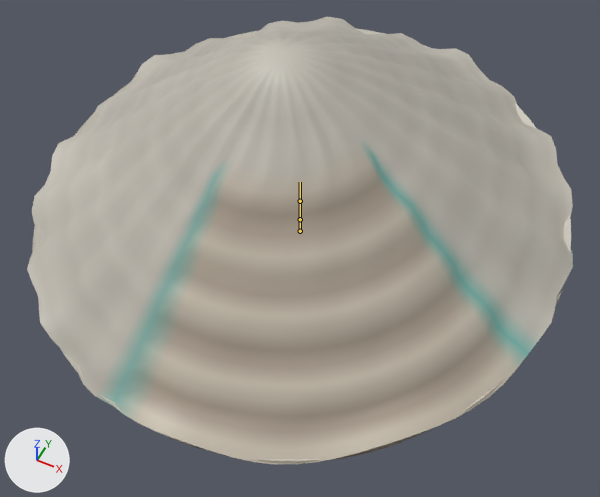
The glTF model assets/creatures/tower_limpet/tower_limpet.glb, before and after one commit.
Both versions are drawn from a camera (50 mm lens) standing at (0.605, -1.212, 1.453) and looking at (0.069, -0.139, 0.112). Every picture has the same lights, and +X, +Y and +Z are marked at lower left. The older version comes first. The bones that bend it are drawn over the model as lines.

Names of what the first picture shows: 'tower_limpet'.
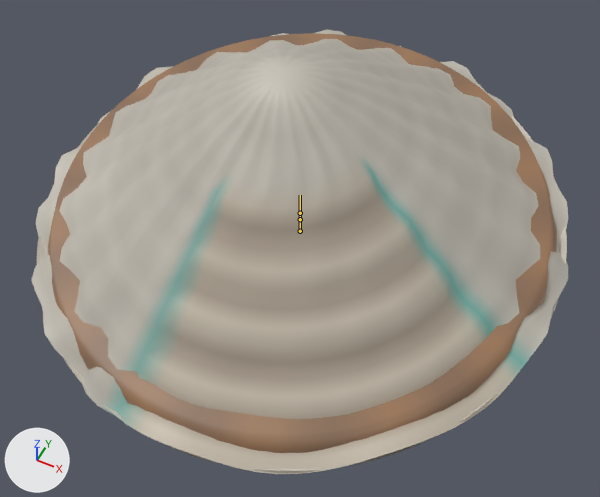
The newer file adds an action. The first version stands in its rest pose; the second is drawn at frame 3 of the action 'hit_b'.

What differs and where, as boxes (x1, y1, x2, y2) in the pictures (600 x 497 px):
'tower_limpet', posed
    before: (27, 17, 573, 464)
    after: (31, 29, 568, 474)
bone 'shell', root to tip
    before: (300, 201) to (300, 182)
    after: (300, 213) to (300, 195)

Edits to the bpy script that builds the scene:
```text
Change bone_shell:
    where bone_shell = bpy.data.objects['Armature'].pose.bones['shell']  # child of 'foot'
    bone_shell.location: (0.0, 0.0, 0.0) -> (0.0, -0.0394, 0.0)
```
